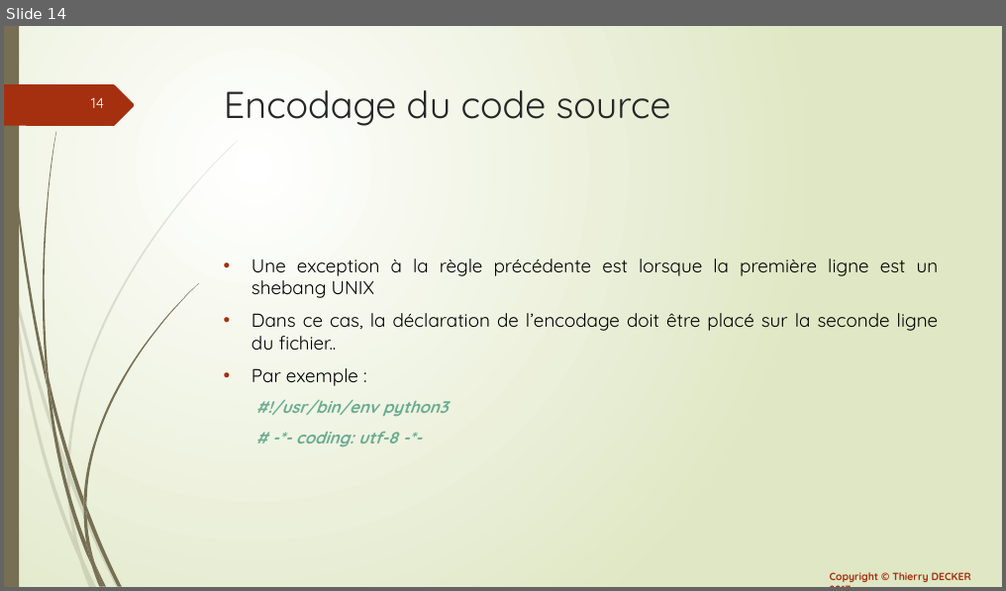
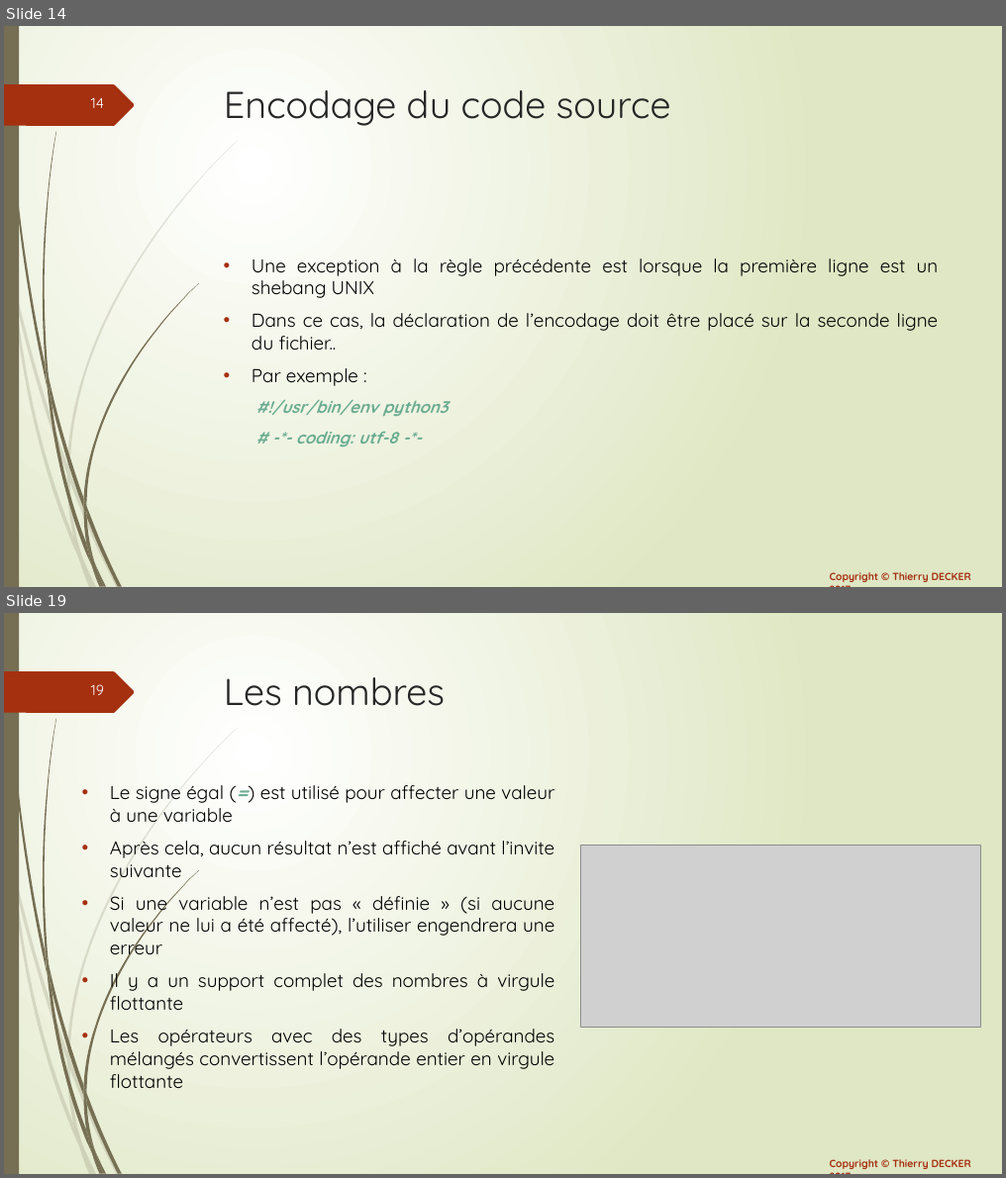
Before and after one commit to VikmanTheRacoon/learning-python, a slide deck: documentations/learning-python.pptx. Shown one above the other, each under a label of ours: slide 14 before the commit, slides 14 and 19 after it; the slides between them are not shown. The pictures are 1006x591 and 1006x1178 pixels, drawn with LibreOffice and Linux fonts; fonts in the diff are those of the drawing; grey boxes stand for pictures. Boxes give left, top, right and bottom in pixels: in the first picture for what was removed or moved away, otherwise in the second. Text is boxed around its words. In the diff, an @@ line names an element or a change of style, - is before the commit and + after.

```diff
--- a/documentations/learning-python.pptx
+++ b/documentations/learning-python.pptx
@@ slide 19 added at [4, 613, 1002, 1174], background gradient #FFFFFF to #DFE8C4; not listed: 26 template elements that a slide beside it also shows @@
@@ title added at [224, 677, 445, 706], 36 pt, text #262626 @@
+Les nombres
@@ text added at [110, 785, 554, 1088], 18 pt, text #000000 @@
+• Le signe égal (=) est utilisé pour affecter une valeur à une variable
+• Après cela, aucun résultat n’est affiché avant l’invite suivante
+• Si une variable n’est pas « définie » (si aucune valeur ne lui a été affecté), l’utiliser engendrera une erreur
+• Il y a un support complet des nombres à virgule flottante
+• Les opérateurs avec des types d’opérandes mélangés convertissent l’opérande entier en virgule flottante
@@ picture added at [581, 845, 980, 1028] @@
```
Also in this commit, not shown: 6 other slides added, 1 other file.
